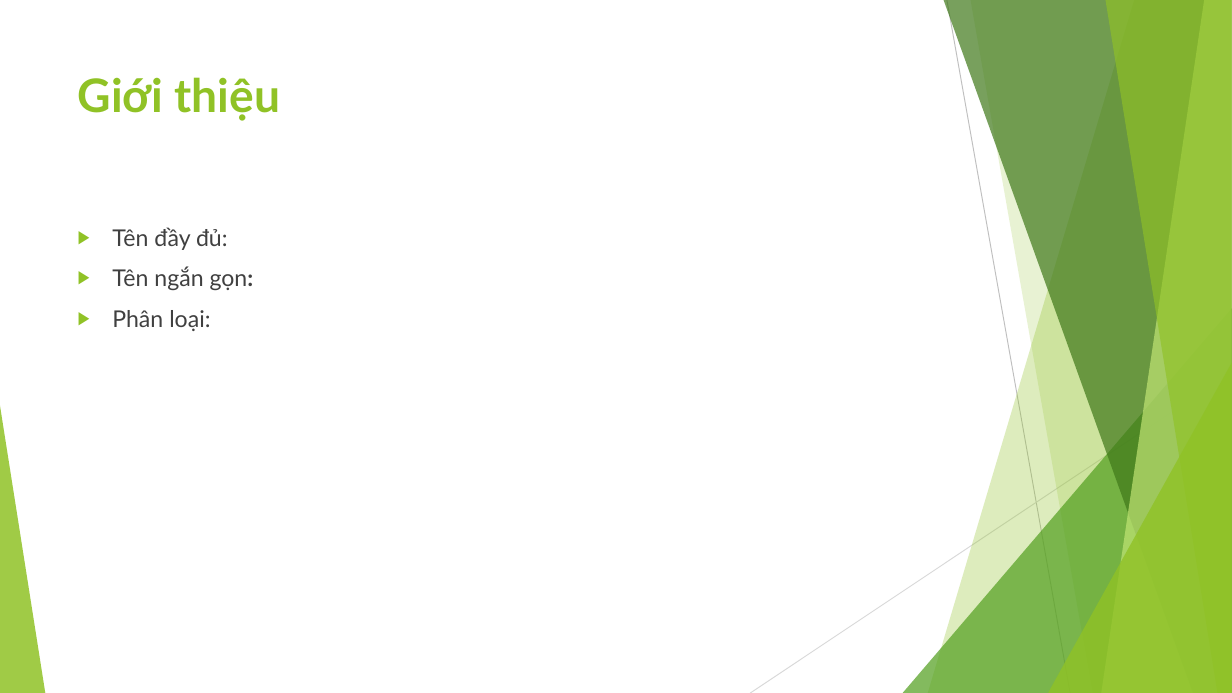
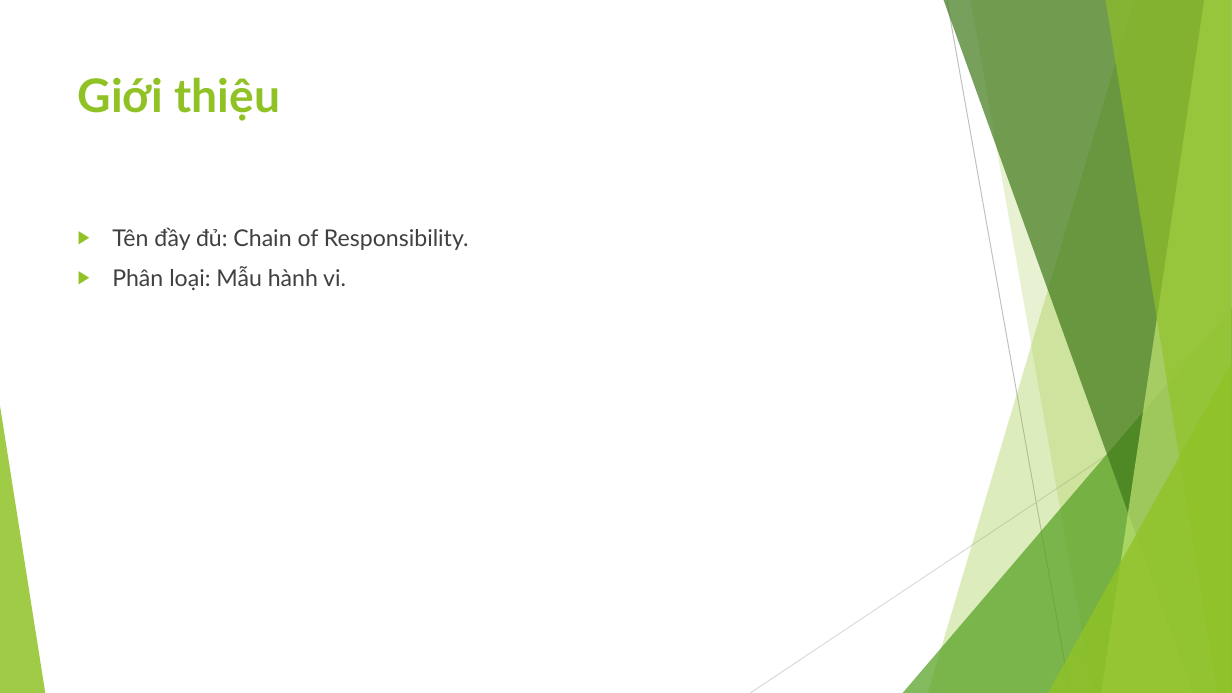
Before and after one commit to ChrisJamison/design_pattern, a slide deck: slide 2 of Báo cáo cuối kỳ/13. Chain of Responsibility/Slide.pptx. Drawn at 1232x693 pixels with LibreOffice and Linux fonts; fonts in the diff are those of the drawing. Boxes give left, top, right and bottom in pixels: in the first picture for what was removed or moved away, otherwise in the second. Text is boxed around its words. In the diff, an @@ line names an element or a change of style, - is before the commit and + after.

Commit message:
chain of responsibility

```diff
--- a/Báo cáo cuối kỳ/13. Chain of Responsibility/Slide.pptx
+++ b/Báo cáo cuối kỳ/13. Chain of Responsibility/Slide.pptx
@@ text at (x1=112, y1=227, x2=469, y2=290): text changed @@
-▶ Tên đầy đủ:
-▶ Tên ngắn gọn:
-▶ Phân loại:
+▶ Tên đầy đủ: Chain of Responsibility.
+▶ Phân loại: Mẫu hành vi.
```
Also in this commit, not shown: 9 other slides changed, 1 slide added, 2 slides removed, 13 other files.
